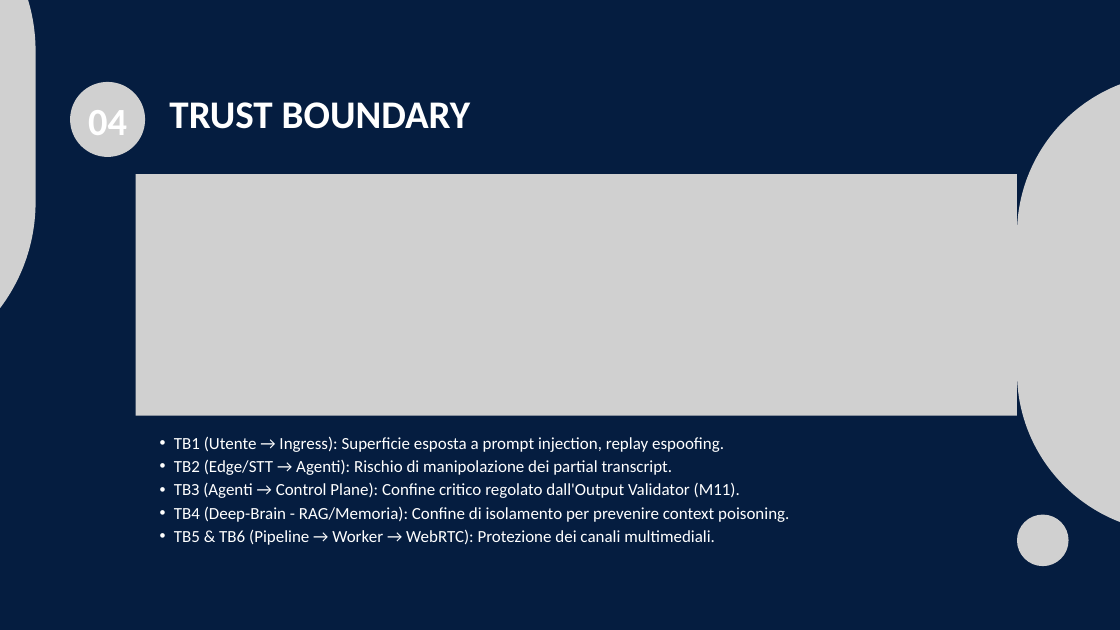
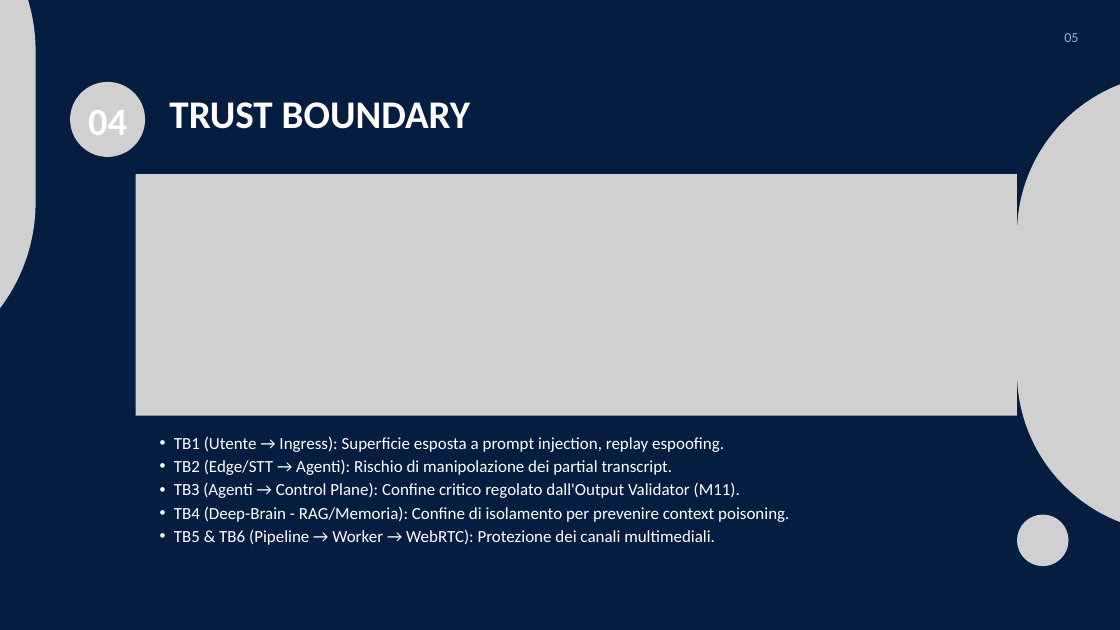
Before and after one commit to MssFucsia/Progetto1.2DataIntensive, a slide deck: slide 7 of presentazione/Progetto1.2.pptx. Drawn at 1120x630 pixels with LibreOffice and Linux fonts; fonts in the diff are those of the drawing; grey boxes stand for pictures. Boxes give left, top, right and bottom in pixels: in the first picture for what was removed or moved away, otherwise in the second. Text is boxed around its words. In the diff, an @@ line names an element or a change of style, - is before the commit and + after.

```diff
--- a/presentazione/Progetto1.2.pptx
+++ b/presentazione/Progetto1.2.pptx
@@ text added at (x1=1064, y1=33, x2=1078, y2=42), 15.8 pt, text #9DB9CE @@
+05
```
Also in this commit, not shown: 23 other slides changed, 1 other file.
